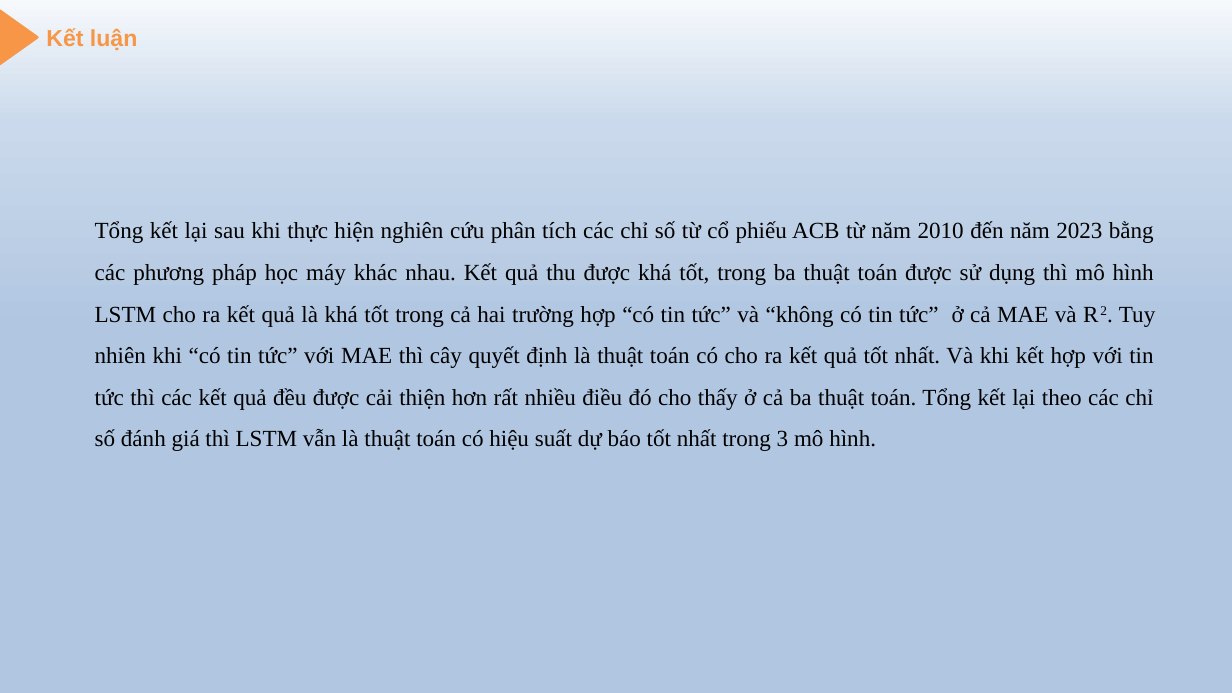
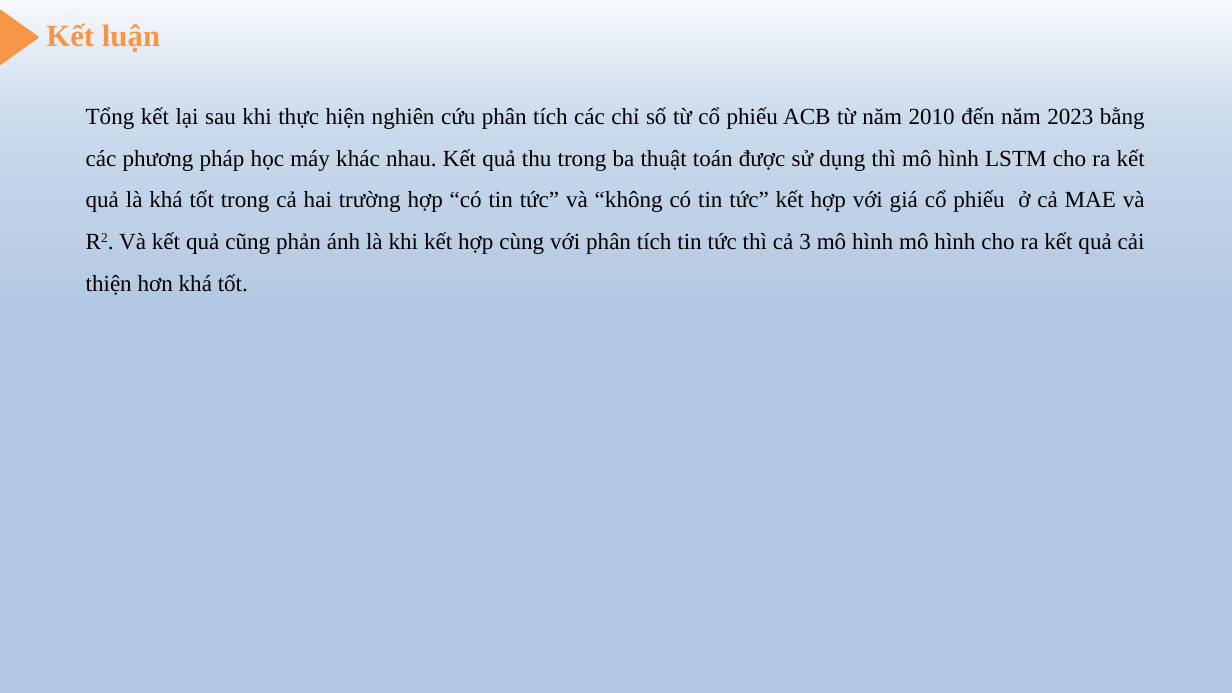
Before and after one commit to tintran2211-dev/Scientific-research, a slide deck: slide 23 of 60PM2_1851171644_TranCongTin/Code_60PM2_1871171644_TranCongTin/Slide.pptx (slide 24 before the commit). Drawn at 1232x693 pixels with LibreOffice and Linux fonts; fonts in the diff are those of the drawing; background and template pictures are left out. Boxes give left, top, right and bottom in pixels: in the first picture for what was removed or moved away, otherwise in the second. Text is boxed around its words. In the diff, an @@ line names an element or a change of style, - is before the commit and + after.

```diff
--- a/60PM2_1851171644_TranCongTin/Code_60PM2_1871171644_TranCongTin/Slide.pptx
+++ b/60PM2_1851171644_TranCongTin/Code_60PM2_1871171644_TranCongTin/Slide.pptx
@@ text "Kết luận" at [46, 23, 160, 52]: size 18 to 24 pt, font Arial to Times New Roman @@
@@ text at [86, 107, 1145, 295]: text changed @@
-Tổng kết lại sau khi thực hiện nghiên cứu phân tích các chỉ số từ cổ phiếu ACB từ năm 2010 đến năm 2023 bằng các phương pháp học máy khác nhau. Kết quả thu được khá tốt, trong ba thuật toán được sử dụng thì mô hình LSTM cho ra kết quả là khá tốt trong cả hai trường hợp “có tin tức” và “không có tin tức” ở cả MAE và R2. Tuy nhiên khi “có tin tức” với MAE thì cây quyết định là thuật toán có cho ra kết quả tốt nhất. Và khi kết hợp với tin tức thì các kết quả đều được cải thiện hơn rất nhiều điều đó cho thấy ở cả ba thuật toán. Tổng kết lại theo các chỉ số đánh giá thì LSTM vẫn là thuật toán có hiệu suất dự báo tốt nhất trong 3 mô hình.
+Tổng kết lại sau khi thực hiện nghiên cứu phân tích các chỉ số từ cổ phiếu ACB từ năm 2010 đến năm 2023 bằng các phương pháp học máy khác nhau. Kết quả thu trong ba thuật toán được sử dụng thì mô hình LSTM cho ra kết quả là khá tốt trong cả hai trường hợp “có tin tức” và “không có tin tức” kết hợp với giá cổ phiếu ở cả MAE và R2. Và kết quả cũng phản ánh là khi kết hợp cùng với phân tích tin tức thì cả 3 mô hình mô hình cho ra kết quả cải thiện hơn khá tốt.
```
Also in this commit, not shown: 19 other slides changed, 1 slide removed, 3 other files.
